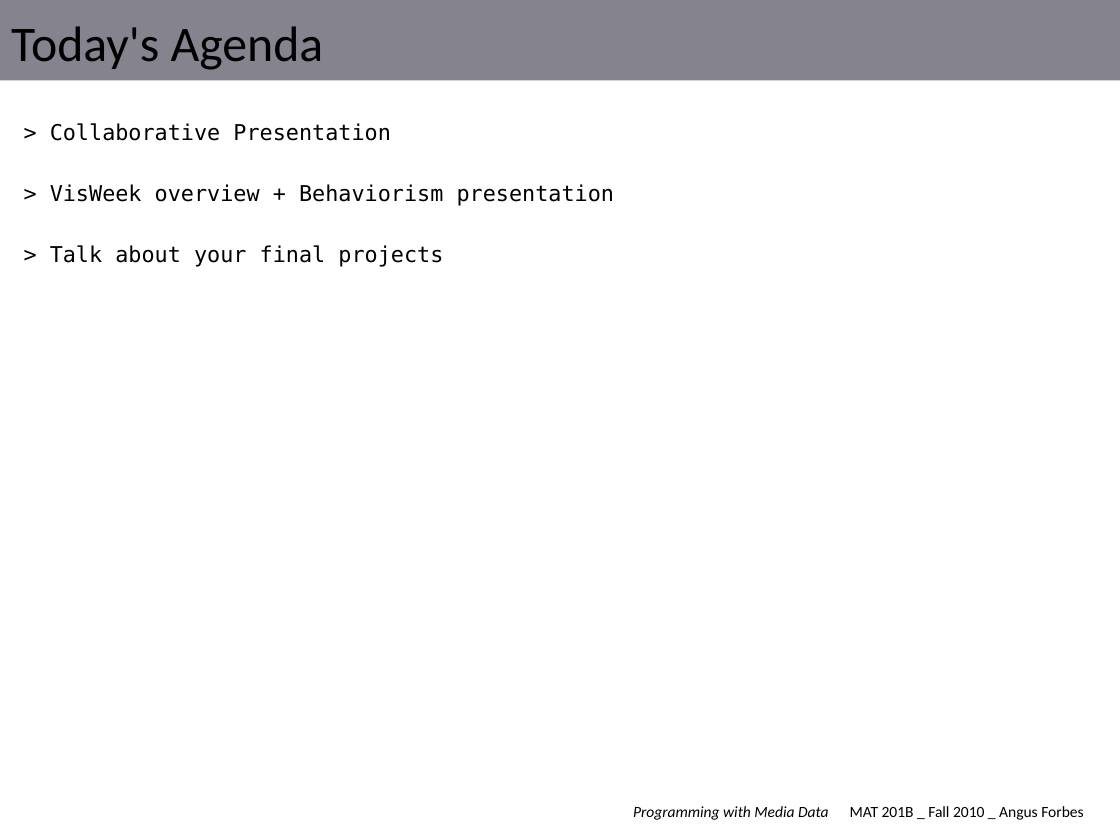
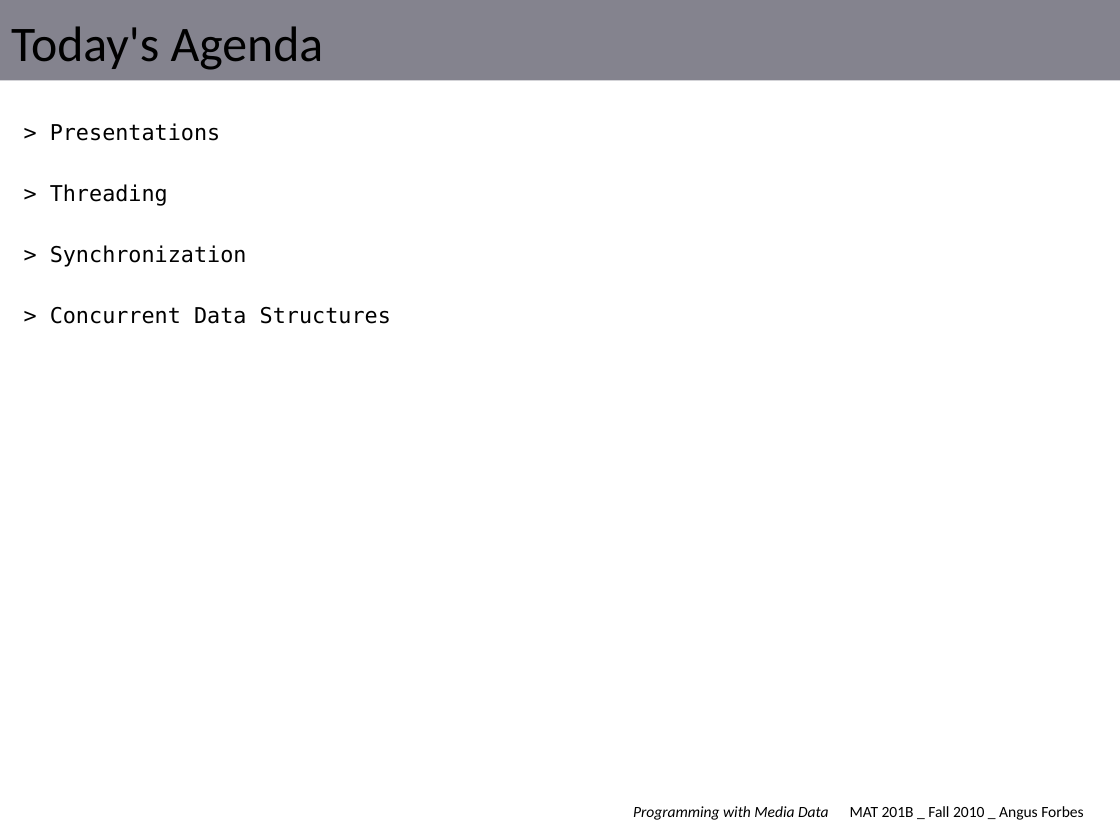
Before and after one commit to angusforbes/mat201b, a slide deck: slide 1 of slides/template.pptx. Drawn at 1120x840 pixels with LibreOffice and Linux fonts; fonts in the diff are those of the drawing. Boxes give left, top, right and bottom in pixels: in the first picture for what was removed or moved away, otherwise in the second. Text is boxed around its words. In the diff, an @@ line names an element or a change of style, - is before the commit and + after.

Commit message:
Added stuff for week 9

```diff
--- a/slides/template.pptx
+++ b/slides/template.pptx
@@ text at (50,123,391,324): text changed @@
-> Collaborative Presentation
-> VisWeek overview + Behaviorism presentation
-> Talk about your final projects
+> Presentations
+> Threading
+> Synchronization
+> Concurrent Data Structures
```
Also in this commit, not shown: 2 other slides changed, 2 slides added, 3 slides removed, 12 other files.
